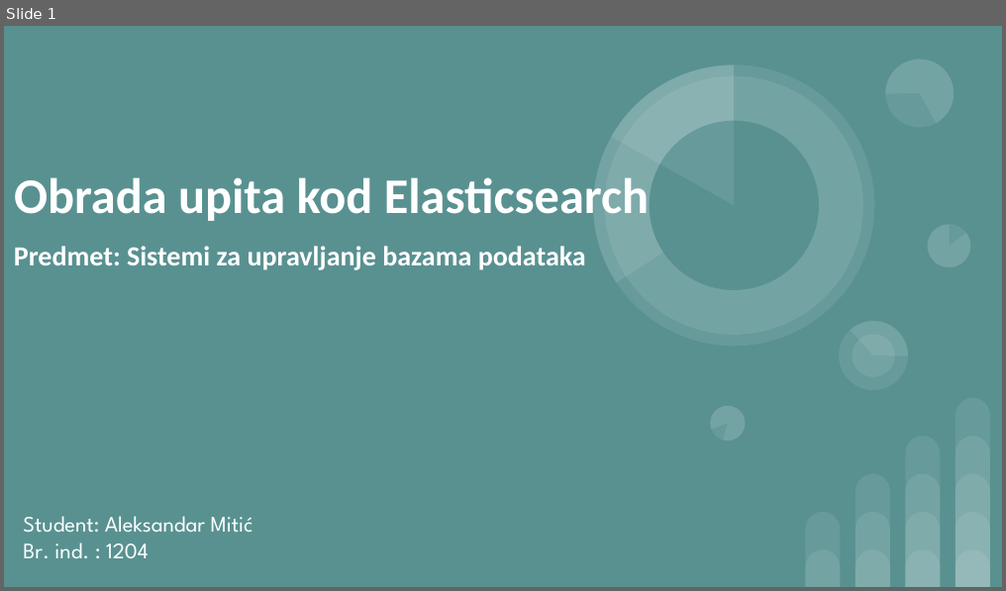
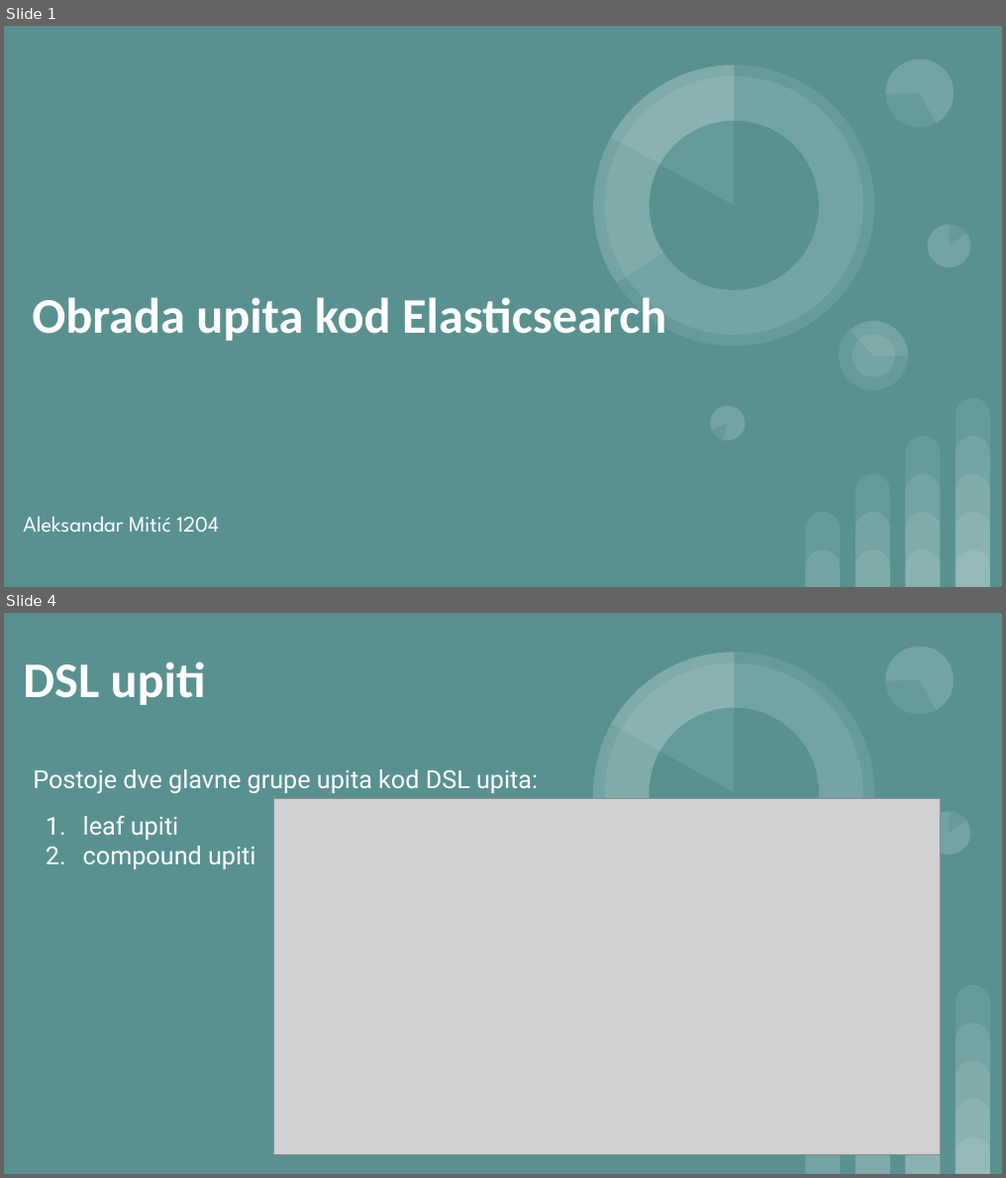
Before and after one commit to AleksandarPici/DBMS, a slide deck: Seminarski 1/DBMS Seminarski rad I -Aleksandar Mitic 1204.pptx. Shown one above the other, each under a label of ours: slide 1 before the commit, slides 1 and 4 after it; the slides between them are not shown. The pictures are 1006x591 and 1006x1178 pixels, drawn with LibreOffice and Linux fonts; fonts in the diff are those of the drawing; grey boxes stand for pictures. Boxes give left, top, right and bottom in pixels: in the first picture for what was removed or moved away, otherwise in the second. Text is boxed around its words. In the diff, an @@ line names an element or a change of style, - is before the commit and + after.

```diff
--- a/Seminarski 1/DBMS Seminarski rad I -Aleksandar Mitic 1204.pptx
+++ b/Seminarski 1/DBMS Seminarski rad I -Aleksandar Mitic 1204.pptx
@@ slide 4 added at (4,613,1002,1174), background #599191; not listed: 23 template elements that a slide beside it also shows @@
@@ title added at (23,662,206,705), 36 pt, text #FFFFFF, bold @@
+DSL upiti
@@ text added at (33,769,538,869), 18 pt, text #FFFFFF @@
+Postoje dve glavne grupe upita kod DSL upita:
+1. leaf upiti
+2. compound upiti
@@ picture added at (274,798,942,1155) @@
@@ slide 1 changed as well @@
@@ title "Obrada upita kod Elasticsearch": place and size @@
-title "Obrada upita kod Elasticsearch" at (14,177,648,221)
+title "Obrada upita kod Elasticsearch" at (32,297,666,341)
@@ text removed at (14,246,586,271) @@
-Predmet: Sistemi za upravljanje bazama podataka
@@ subtitle at (23,516,219,532): text changed @@
-Student: Aleksandar Mitić
-Br. ind. : 1204
+Aleksandar Mitić 1204
```
Also in this commit, not shown: 25 other slides added, 19 slides removed, 1 other file.
